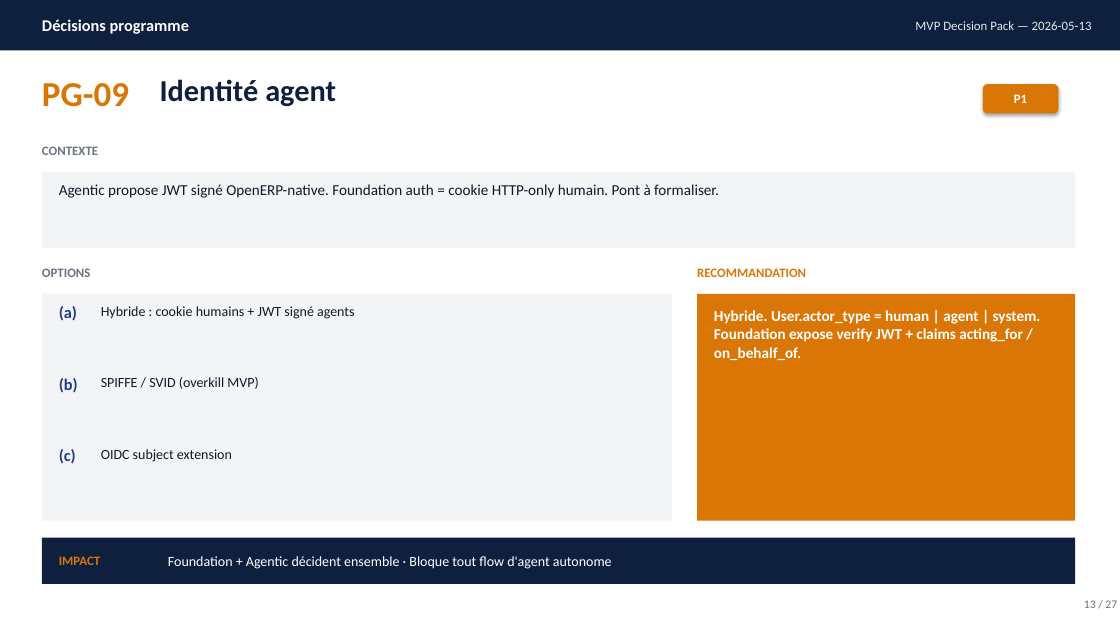
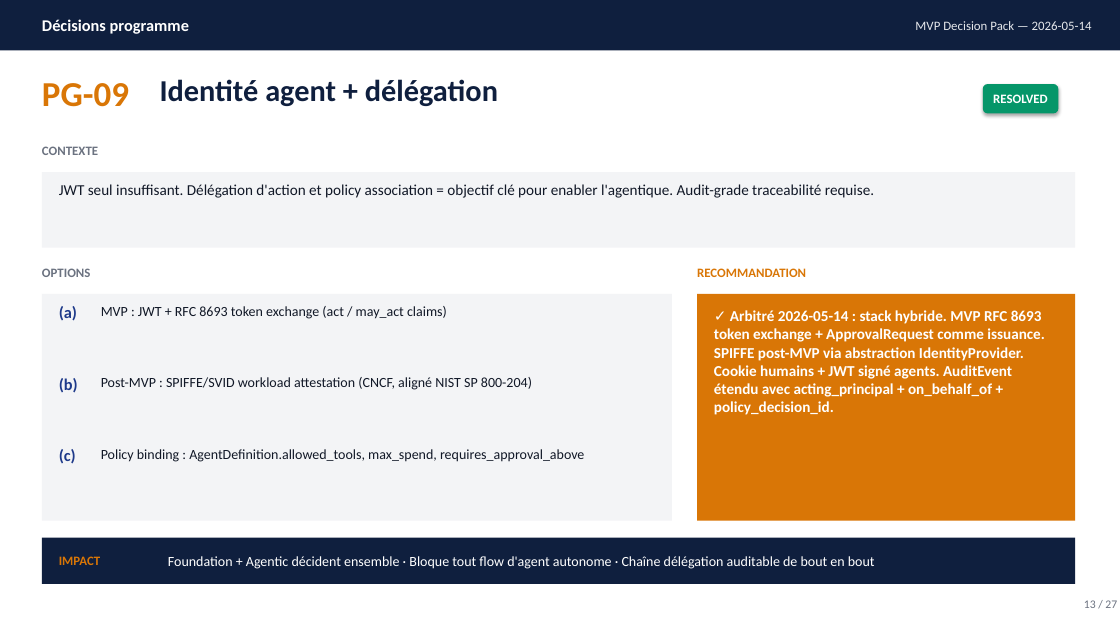
Before and after one commit to rhanka/openerp, a slide deck: slide 13 of docs/study/10-mvp-specs/decision-pack.pptx. Drawn at 1120x630 pixels with LibreOffice and Linux fonts; fonts in the diff are those of the drawing. Boxes give left, top, right and bottom in pixels: in the first picture for what was removed or moved away, otherwise in the second. Text is boxed around its words. In the diff, an @@ line names an element or a change of style, - is before the commit and + after.

Commit message:
Engrave MVP decisions arbitrated 2026-05-14 across 6 specs and decision-pack

```diff
--- a/docs/study/10-mvp-specs/decision-pack.pptx
+++ b/docs/study/10-mvp-specs/decision-pack.pptx
@@ text at [915, 21, 1092, 30]: text changed @@
-MVP Decision Pack — 2026-05-13
+MVP Decision Pack — 2026-05-14
@@ text at [160, 79, 498, 106]: text changed @@
-Identité agent
+Identité agent + délégation
@@ rounded rectangle "RESOLVED" at [983, 84, 1059, 113]: fill #D97606 to #059669 @@
@@ text in rounded rectangle at [993, 94, 1048, 103]: text changed @@
-P1
+RESOLVED
@@ text at [59, 184, 874, 198]: text changed @@
-Agentic propose JWT signé OpenERP-native. Foundation auth = cookie HTTP-only humain. Pont à formaliser.
+JWT seul insuffisant. Délégation d'action et policy association = objectif clé pour enabler l'agentique. Audit-grade traceabilité requise.
@@ text at [101, 306, 447, 319]: text changed @@
-Hybride : cookie humains + JWT signé agents
+MVP : JWT + RFC 8693 token exchange (act / may_act claims)
@@ text at [714, 310, 1044, 415]: text changed @@
-Hybride. User.actor_type = human | agent | system. Foundation expose verify JWT + claims acting_for / on_behalf_of.
+✓ Arbitré 2026-05-14 : stack hybride. MVP RFC 8693 token exchange + ApprovalRequest comme issuance. SPIFFE post-MVP via abstraction IdentityProvider. Cookie humains + JWT signé agents. AuditEvent étendu avec acting_principal + on_behalf_of + policy_decision_id.
@@ text at [101, 377, 532, 390]: text changed @@
-SPIFFE / SVID (overkill MVP)
+Post-MVP : SPIFFE/SVID workload attestation (CNCF, aligné NIST SP 800-204)
@@ text at [101, 449, 584, 462]: text changed @@
-OIDC subject extension
+Policy binding : AgentDefinition.allowed_tools, max_spend, requires_approval_above
@@ text at [168, 556, 875, 569]: text changed @@
-Foundation + Agentic décident ensemble · Bloque tout flow d'agent autonome
+Foundation + Agentic décident ensemble · Bloque tout flow d'agent autonome · Chaîne délégation auditable de bout en bout
```
Also in this commit, not shown: 25 other slides changed, 8 other files.
